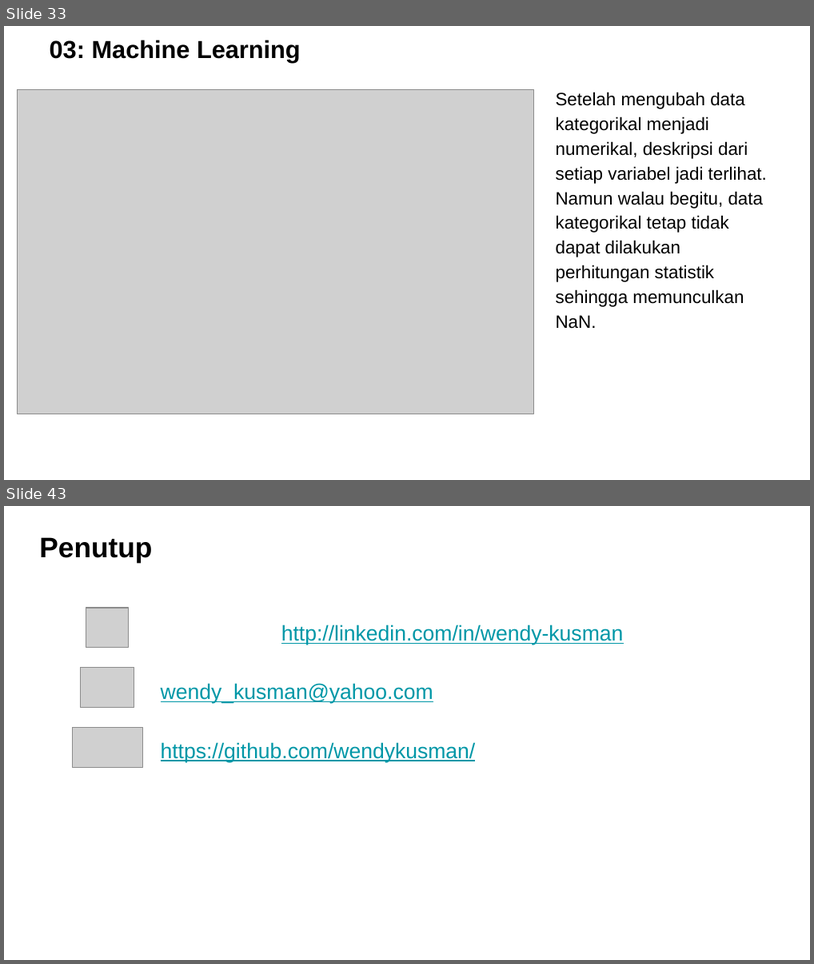
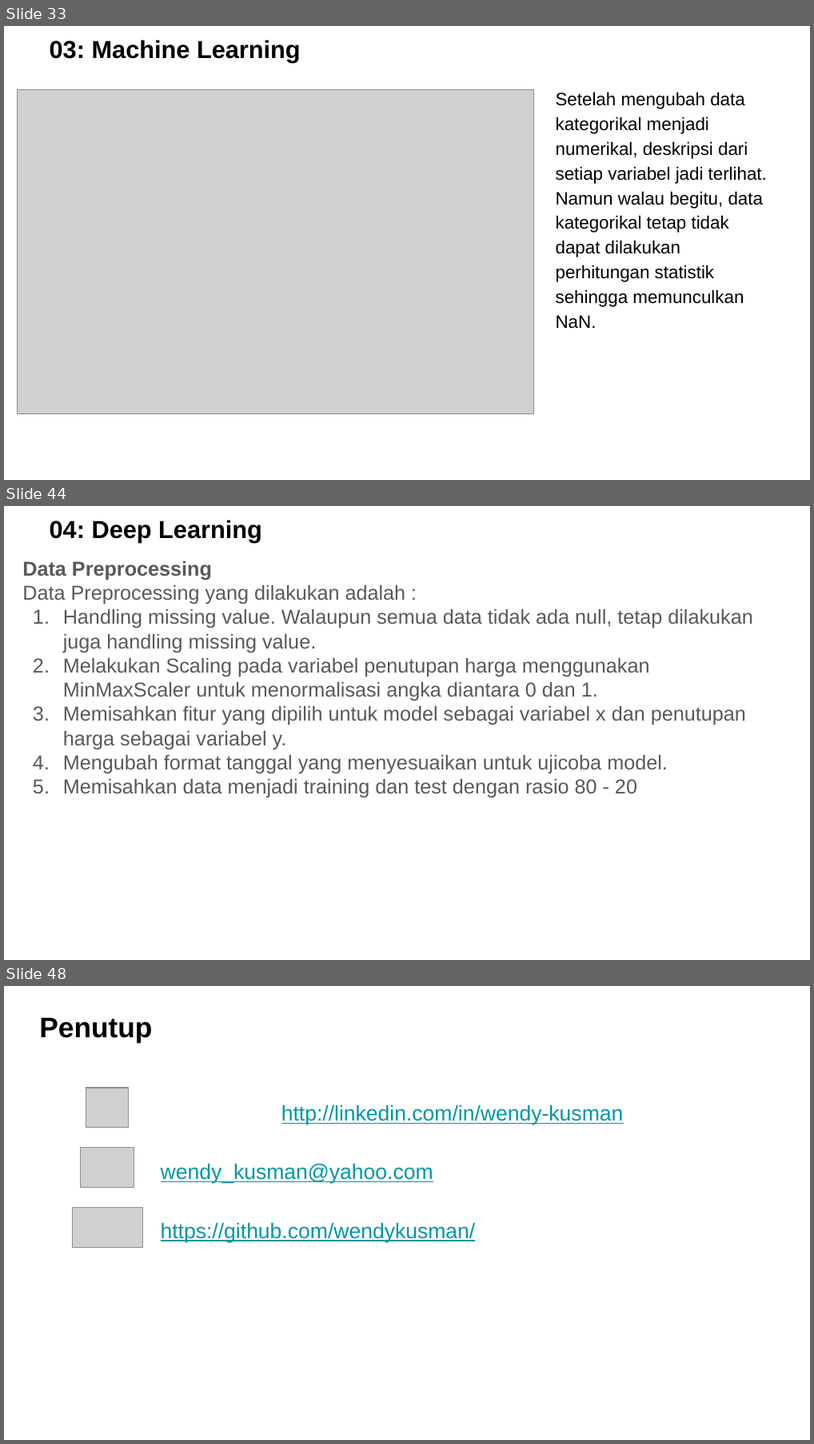
Before and after one commit to wendykusman/ProjectDataScience, a slide deck: DataScienceProject -Wendy Kusman.pptx. Shown one above the other, each under a label of ours: slides 33 and 43 before the commit, slides 33, 44 and 48 after it; the slides between them are not shown. The pictures are 814x964 and 814x1444 pixels, drawn with LibreOffice and Linux fonts; fonts in the diff are those of the drawing; grey boxes stand for pictures; background and template pictures are left out. Boxes give left, top, right and bottom in pixels: in the first picture for what was removed or moved away, otherwise in the second. Text is boxed around its words. In the diff, an @@ line names an element or a change of style, - is before the commit and + after.

```diff
--- a/DataScienceProject -Wendy Kusman.pptx
+++ b/DataScienceProject -Wendy Kusman.pptx
@@ slide 44 added at [4,506,810,960], background picture (left out) @@
@@ title added at [50,520,262,543], 22 pt, text #000000, bold @@
+04: Deep Learning
@@ text added at [22,560,753,797], 18 pt, text #595959 @@
+Data Preprocessing
+Data Preprocessing yang dilakukan adalah :
+1. Handling missing value. Walaupun semua data tidak ada null, tetap dilakukan juga handling missing value.
+2. Melakukan Scaling pada variabel penutupan harga menggunakan MinMaxScaler untuk menormalisasi angka diantara 0 dan 1.
+3. Memisahkan fitur yang dipilih untuk model sebagai variabel x dan penutupan harga sebagai variabel y.
+4. Mengubah format tanggal yang menyesuaikan untuk ujicoba model.
+5. Memisahkan data menjadi training dan test dengan rasio 80 - 20
@@ what was slide 43 is now slide 48 @@
```
Also in this commit, not shown: 9 slides changed, 6 other slides added, 2 slides removed.
